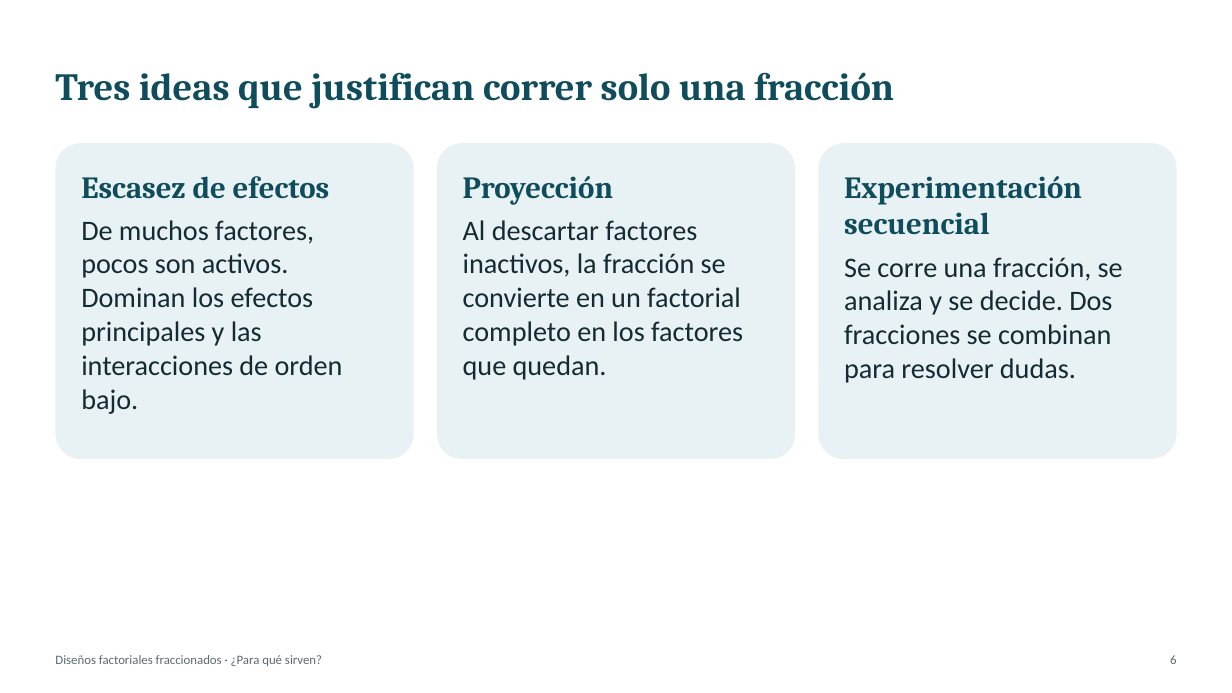
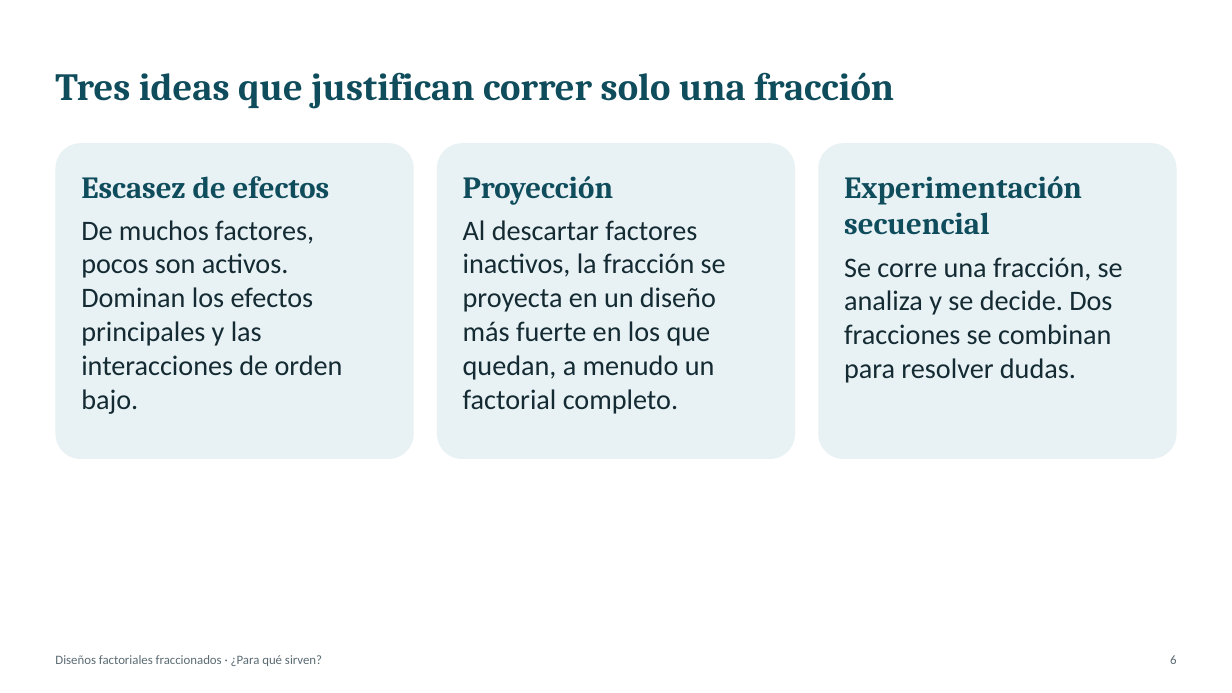
Before and after one commit to Juanes2001/diseno-de-experimentos, a slide deck: slide 6 of exposicion-tema-06/Tema6_Factoriales_Fraccionados.pptx. Drawn at 1232x693 pixels with LibreOffice and Linux fonts; fonts in the diff are those of the drawing. Boxes give left, top, right and bottom in pixels: in the first picture for what was removed or moved away, otherwise in the second. Text is boxed around its words. In the diff, an @@ line names an element or a change of style, - is before the commit and + after.

```diff
--- a/exposicion-tema-06/Tema6_Factoriales_Fraccionados.pptx
+++ b/exposicion-tema-06/Tema6_Factoriales_Fraccionados.pptx
@@ text in rounded rectangle at (x1=463, y1=220, x2=726, y2=414): text changed @@
-Al descartar factores inactivos, la fracción se convierte en un factorial completo en los factores que quedan.
+Al descartar factores inactivos, la fracción se proyecta en un diseño más fuerte en los que quedan, a menudo un factorial completo.
```
Also in this commit, not shown: 25 other slides changed, 3 other files.
